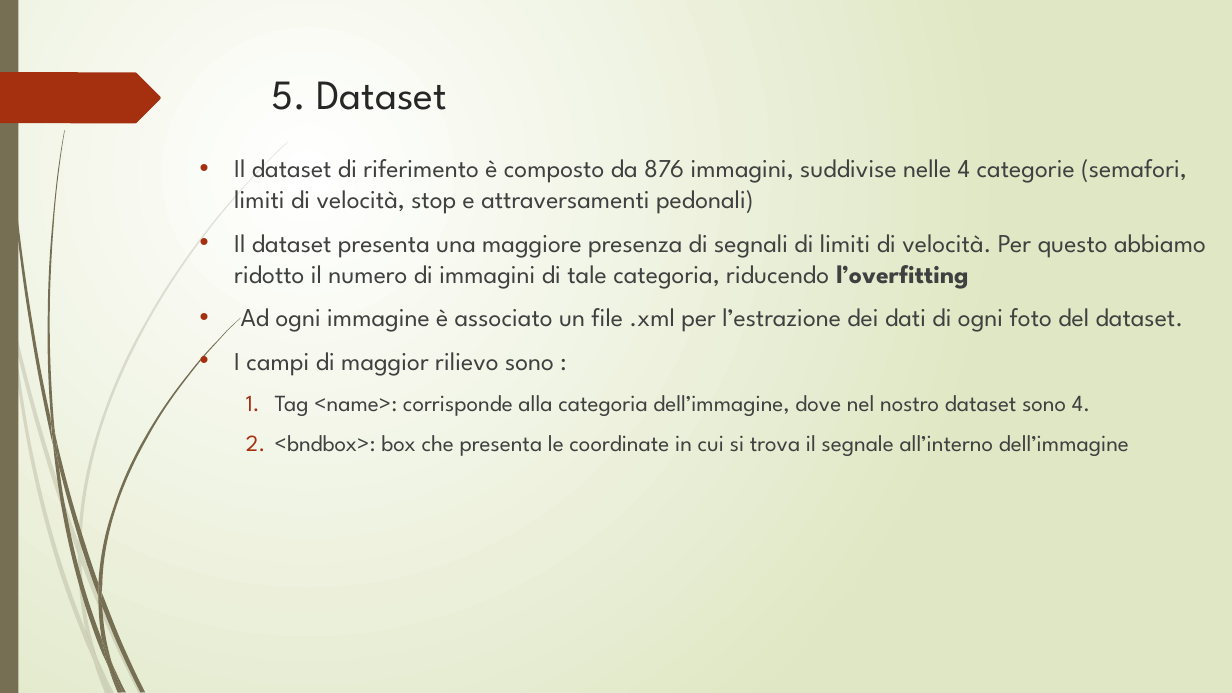
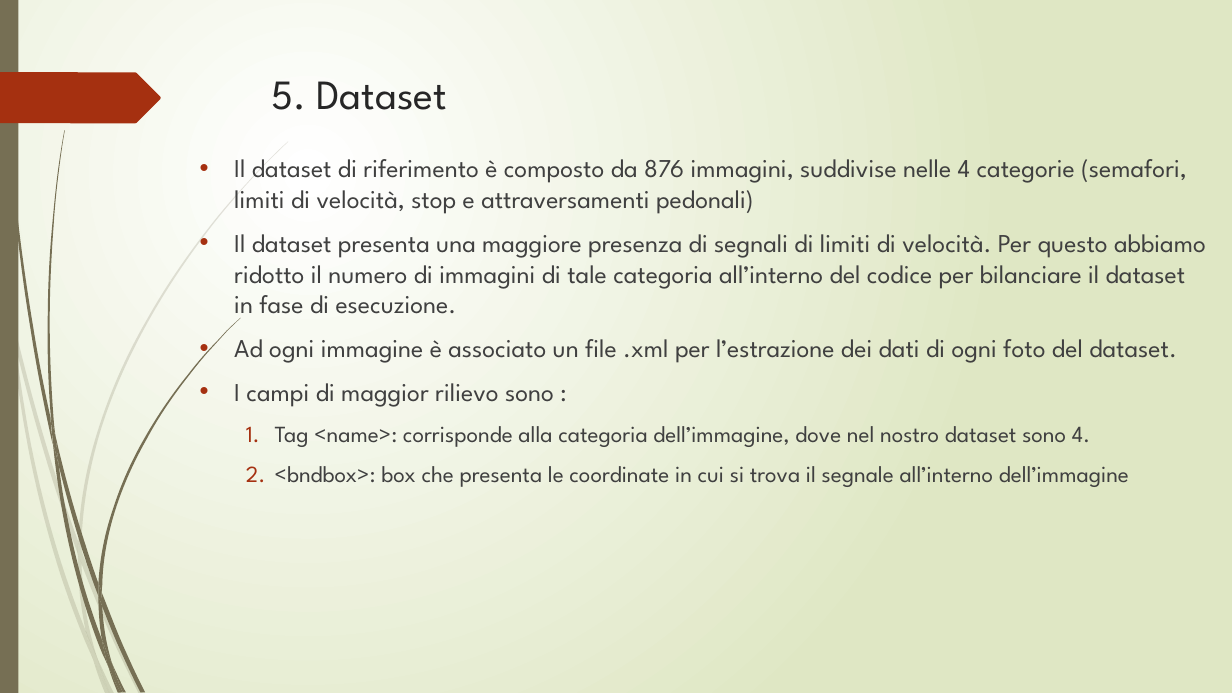
Before and after one commit to fpalomba/Segnali-Stradali, a slide deck: slide 10 of documentazione/Presentazione fia.pptx. Drawn at 1232x693 pixels with LibreOffice and Linux fonts; fonts in the diff are those of the drawing. Boxes give left, top, right and bottom in pixels: in the first picture for what was removed or moved away, otherwise in the second. Text is boxed around its words. In the diff, an @@ line names an element or a change of style, - is before the commit and + after.

Commit message:
Analisi e scrematura del dataset, formattazione dei dati con importazione delle librerie, estrazione delle feature, costruzione del dataframe e training e test set

```diff
--- a/documentazione/Presentazione fia.pptx
+++ b/documentazione/Presentazione fia.pptx
@@ text at bbox=[234, 234, 1206, 321]: text changed @@
-• Il dataset presenta una maggiore presenza di segnali di limiti di velocità. Per questo abbiamo ridotto il numero di immagini di tale categoria, riducendo l’overfitting
+• Il dataset presenta una maggiore presenza di segnali di limiti di velocità. Per questo abbiamo ridotto il numero di immagini di tale categoria all’interno del codice per bilanciare il dataset in fase di esecuzione.
```
Also in this commit, not shown: 2 other files.
